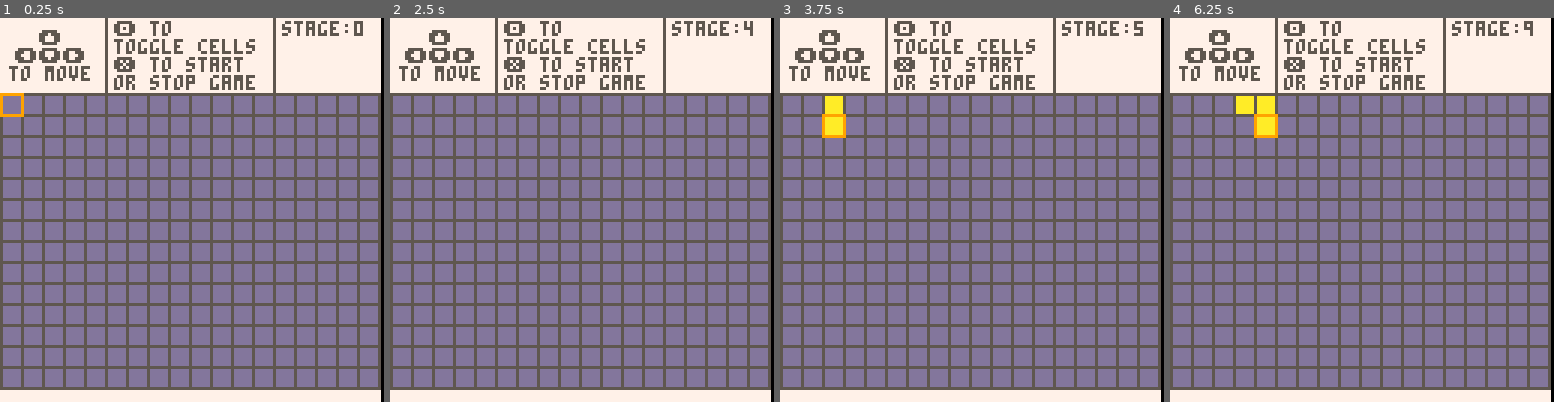
Above: before the commit, frames 1-4 (left to right).
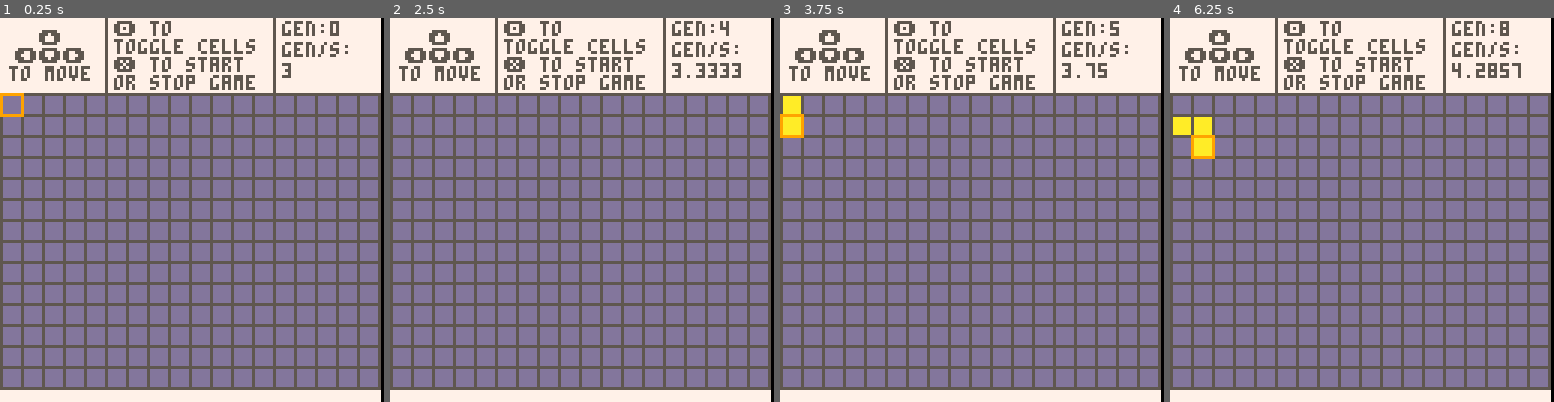
Above: after the commit, the same moments.

Repository: josiahhsu/github-pages
Game: PICO-8 cartridge Pico-8/gameoflife.p8
Same seed, same stepped clock (60 frames per second), same inputs: the game is played once before the commit and once after it.
Inputs:
- Up to frame 1 (0.25 s): no input
- Up to frame 2 (2.5 s): tap X (X key) at 0.33, 1.07, 1.85 s; tap O (Z key) at 0.7, 1.7, 2.1 s; hold Right 1.6-2.1 s; hold Up 2.15-2.42 s; hold Right from 2.47 s (still down)
- Up to frame 3 (3.75 s): tap O (Z key) every 0.4 s from 2.5 to 3.7 s; tap X (X key) at 2.97 s; release Right at 3.03 s; hold Left 3.08-3.58 s; hold Down from 3.63 s (still down)
- Up to frame 4 (6.25 s): release Down at 3.97 s; hold Right 4.02-4.68 s; tap X (X key) at 4.08, 5.2 s; tap O (Z key) every 0.4 s from 4.1 to 6.1 s; hold Up 4.73-5.03 s; hold Left 5.08-5.68 s; hold Down 5.73-6.03 s; hold Right from 6.08 s (still down)

The runs differ from the first frame. In frame 1, 0.6% of the frame differs, in the area x 73-95%, y 0-16%; in frame 2, 0.8%; in frame 3, 1.9%; in frame 4, 2.5%, in the area x 0-95%, y 0-37%.

Commit message:
add ability to change simulation speed

Diff:
--- a/Pico-8/gameoflife.p8
+++ b/Pico-8/gameoflife.p8
@@ -14,7 +14,7 @@
 
 	t = 0
 	dur = 10
-	stage = 0
+	gen = 0
 	state = edit_state()
 end
 
@@ -86,13 +86,13 @@
 	//player controls for movement
 	//and revealing cells
 	if btnp(0) then
-		move_horz(-1)
+		state.left()
 	elseif btnp(1) then
-		move_horz(1)
+		state.right()
 	elseif btnp(2) then
-		move_vert(-1)
+		state.down()
 	elseif btnp(3) then
-		move_vert(1)
+		state.up()
 	end
 
 	if btnp(4) then
@@ -174,7 +174,9 @@
 	rectfill(0,0,126,24,7)
 	line(35,0,35,24,5)
 	line(91,0,91,24,5)
-	print("stage:"..stage,94,1,5)
+	print("gen:"..gen,94,1,5)
+	print("gen/s:",94,8,5)
+	print(30/dur,94,15,5)
 end
 
 function draw_grid()
@@ -215,6 +217,22 @@
 		draw_pointer()
 	end
 
+	function s.left()
+		move_horz(-1)
+	end
+
+	function s.right()
+		move_horz(1)
+	end
+
+	function s.up()
+		move_vert(1)
+	end
+
+	function s.down()
+		move_vert(-1)
+	end
+
 	function s.z()
 		grid[px][py].toggle()
 	end
@@ -234,7 +252,7 @@
 		local old = t
 		t+=1
 		if t == dur then
-			stage+=1
+			gen+=1
 			t = 0
 			cell_do_all(
 			function(x,y)
@@ -254,6 +272,28 @@
 
 	end
 
+	function s.left()
+		if (dur < 30) then
+			dur += 1
+			t = 0
+		end
+	end
+
+	function s.right()
+		if (dur > 1) then
+			dur -= 1
+			t = 0
+		end
+	end
+
+	function s.up()
+
+	end
+
+	function s.down()
+
+	end
+
 	function s.z()
 
 	end
